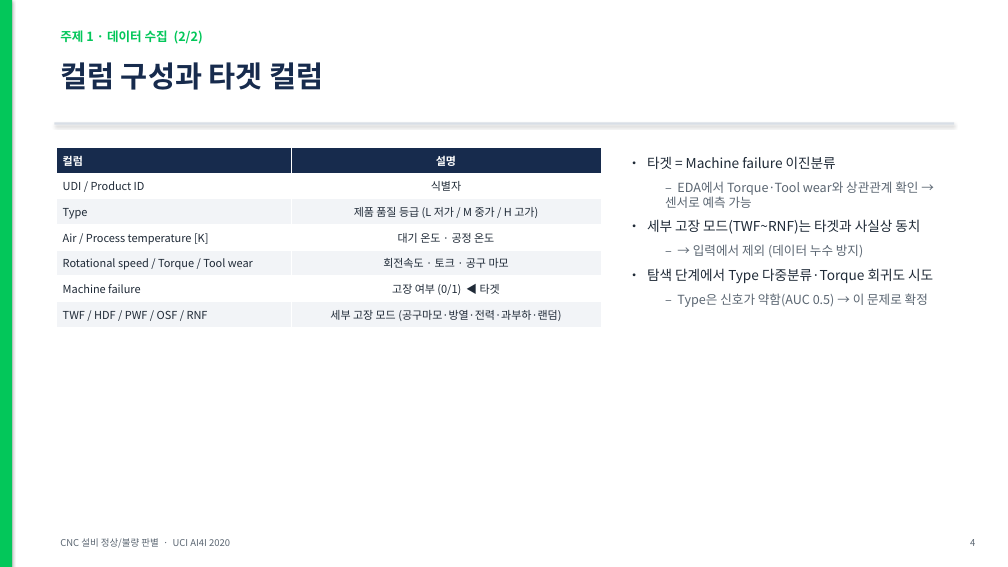
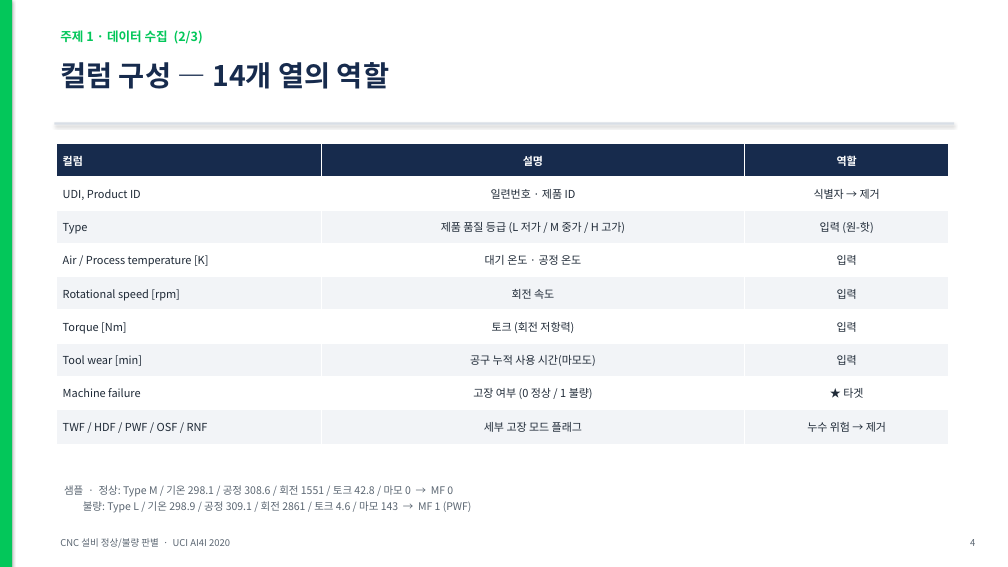
Before and after one commit to hmy7788/python_data_analyze, a slide deck: slide 4 of 발표자료_CNC설비_정상불량판별.pptx. Drawn at 1008x567 pixels with LibreOffice and Linux fonts; fonts in the diff are those of the drawing. Boxes give left, top, right and bottom in pixels: in the first picture for what was removed or moved away, otherwise in the second. Text is boxed around its words. In the diff, an @@ line names an element or a change of style, - is before the commit and + after.

Commit message:
docs: 이미지 경로 수정 및 파생변수 설명 추가

```diff
--- a/발표자료_CNC설비_정상불량판별.pptx
+++ b/발표자료_CNC설비_정상불량판별.pptx
@@ text at [60,62,389,89]: text changed; size 28 to 27 pt @@
-컬럼 구성과 타겟 컬럼
+컬럼 구성 — 14개 열의 역할
@@ table at [57,144,949,445] @@
-컬럼 | 설명
-UDI / Product ID | 식별자
-Type | 제품 품질 등급 (L 저가 / M 중가 / H 고가)
-Air / Process temperature [K] | 대기 온도 · 공정 온도
-Rotational speed / Torque / Tool wear | 회전속도 · 토크 · 공구 마모
-Machine failure | 고장 여부 (0/1) ◀ 타겟
-TWF / HDF / PWF / OSF / RNF | 세부 고장 모드 (공구마모·방열·전력·과부하·랜덤)
+컬럼 | 설명 | 역할
+UDI, Product ID | 일련번호 · 제품 ID | 식별자 → 제거
+Type | 제품 품질 등급 (L 저가 / M 중가 / H 고가) | 입력 (원-핫)
+Air / Process temperature [K] | 대기 온도 · 공정 온도 | 입력
+Rotational speed [rpm] | 회전 속도 | 입력
+Torque [Nm] | 토크 (회전 저항력) | 입력
+Tool wear [min] | 공구 누적 사용 시간(마모도) | 입력
+Machine failure | 고장 여부 (0 정상 / 1 불량) | ★ 타겟
+TWF / HDF / PWF / OSF / RNF | 세부 고장 모드 플래그 | 누수 위험 → 제거
@@ table: place and size @@
-table at [57,147,601,327]
+table at [57,144,949,445]
@@ text removed at [647,156,933,307] @@
-• 타겟 = Machine failure 이진분류
-  – EDA에서 Torque·Tool wear와 상관관계 확인 → 센서로 예측 가능
-• 세부 고장 모드(TWF~RNF)는 타겟과 사실상 동치
-  – → 입력에서 제외 (데이터 누수 방지)
-• 탐색 단계에서 Type 다중분류·Torque 회귀도 시도
-  – Type은 신호가 약함(AUC 0.5) → 이 문제로 확정
@@ text added at [64,485,472,513], 10 pt, text #5B6672 @@
+샘플 · 정상: Type M / 기온 298.1 / 공정 308.6 / 회전 1551 / 토크 42.8 / 마모 0 → MF 0
+불량: Type L / 기온 298.9 / 공정 309.1 / 회전 2861 / 토크 4.6 / 마모 143 → MF 1 (PWF)
```
Also in this commit, not shown: 13 other slides changed, 4 slides added, 1 slide removed, 2 other files.
